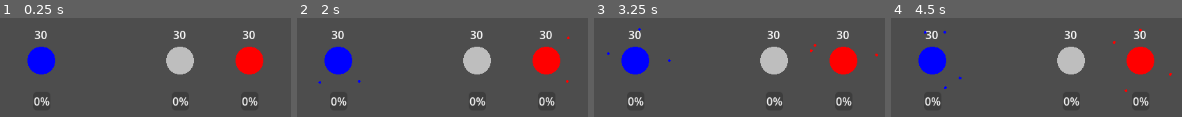
Above: before the commit, frames 1-4 (left to right).
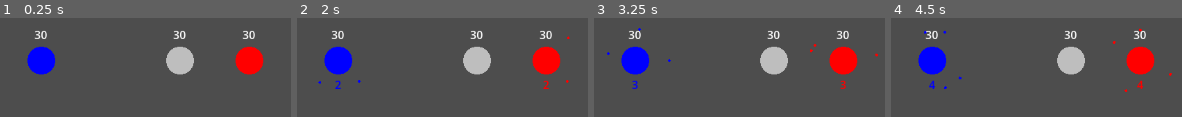
Above: after the commit, the same moments.

Repository: lenomirei/MyGame
Game: Godot game, scene res://game_manager.tscn
Two runs of this game, one before a commit and one after it. Both use one fixed random seed, a clock stepped at 60 frames per second and the inputs below.
Inputs (mouse positions are in pixels of both pictures, inside the frame that each line leads up to):
- Up to frame 1 (0.25 s): no input
- Up to frame 2 (2 s): tap Enter at 0.5 s; move the mouse to (337, 60) at 0.52 s; click (337, 60) at 0.67 s; tap Space at 1.25 s; move the mouse to (outside the picture) at 1.27 s; click (outside the picture) at 1.42 s
- Up to frame 3 (3.25 s): tap Enter at 2 s; move the mouse to (outside the picture) at 2.02 s; click (outside the picture) at 2.17 s; move the mouse to (outside the picture) at 2.77 s; click (outside the picture) at 2.92 s
- Up to frame 4 (4.5 s): move the mouse to (outside the picture) at 3.52 s; click (outside the picture) at 3.67 s; tap Space at 4.25 s; move the mouse to (1021, 79) at 4.27 s; click (1021, 79) at 4.42 s

The runs differ from the first frame. In frame 1, 0.8% of the frame differs, in the area x 11-89%, y 79-89%; in frame 2, 1.1%; in frame 3, 1.1%, in the area x 11-89%, y 62-89%; in frame 4, 1.1%.

Commit message:
[feat] Add capture progress. Now the soldiers can fight with other soldiers.

Diff:
--- /dev/null
+++ b/capture_progress.gd
@@ -0,0 +1,27 @@
+extends ProgressBar
+
+class_name CaptureProgress
+
+signal progress_min(faction: Faction)
+signal progress_max(faction: Faction)
+
+var progressing_faction: Faction = null:
+	set(new_faction):
+		progressing_faction = new_faction
+		add_theme_color_override("font_color", new_faction.color)
+
+func _increase(increment: float, faction: Faction) -> void:
+	if progressing_faction == null:
+		progressing_faction = faction
+		value += increment
+	elif progressing_faction == faction:
+		value += increment
+	else:
+		value -= increment
+		if value == min_value:
+			progress_min.emit(progressing_faction)
+			progressing_faction = faction
+		return
+
+	if value == max_value:
+		progress_max.emit(progressing_faction)
--- a/planet.gd
+++ b/planet.gd
@@ -5,6 +5,10 @@
 signal connecting_enter()
 signal connecting_exit()
 signal captured_by(old_faction: Faction, new_faction: Faction)
+
+class PlanetFactionSoldierInfo:
+	var soldiers: Array[Soldier] = [] # store soldiers of this faction on this planet by faction
+	var soldier_count_label: Label = Label.new() # soldier count label for this faction on this planet
 
 @export var master_faction: Faction = null
 @export var radius: float = 20.0
@@ -15,14 +19,18 @@
 	get:
 		return soldier_limit
 @export var spawn_cd: float = 1.0
+@export var battle_speed: float = 1.0  # 每秒损耗系数（越大打得越快）
+
 var soldier_class: PackedScene
 var mouse_enter: bool = false
 var connecting: bool = false
 var id: int
-var soldiers_map: Dictionary[Faction, Array]
+var soldiers_map: Dictionary[Faction, PlanetFactionSoldierInfo]
+var capture_progress: CaptureProgress
 
 # Called when the node enters the scene tree for the first time.
 func _ready() -> void:
+	capture_progress = $"CaptureProgress"
 	soldier_class = load("res://soldier.tscn") as PackedScene
 	reset()
 
@@ -38,25 +46,20 @@
 			return collider
 	return null
 
-func _is_attack(soldier: Soldier) -> bool:
-	return soldier.master_faction != self.master_faction
-
-func _handle_attack_soldier(soldier: Soldier) -> void:
-	if _is_attack(soldier):
-		var guard_soldiers_count: int = 0 if master_faction.state == Faction.State.NEUTRAL else soldiers_map[master_faction].size()
-		if guard_soldiers_count > 0:
-			# delete soldier
-			var top_soldier: Soldier = soldiers_map[master_faction].pop_back()
-			$"Soldiers".remove_child(top_soldier)
-			top_soldier.queue_free()
-			soldier.queue_free()
-		else:
-			soldier.reparent(self.get_node(^"Soldiers"), true)
-			_start_capture(soldier.master_faction)
-	else:
-		# not attack reparent the soldier to this planet
-		soldier.reparent(self.get_node(^"Soldiers"), true)
-
+func _receive_soldiers(soldier: Soldier) -> void:
+	if not soldiers_map.has(soldier.master_faction):
+		print("add new faction")
+		# soldiers from new faction
+		soldiers_map[soldier.master_faction] = PlanetFactionSoldierInfo.new()
+		var faction_info: PlanetFactionSoldierInfo = PlanetFactionSoldierInfo.new()
+		soldiers_map[soldier.master_faction] = faction_info
+		# add label to show soldier number
+		$"SoldiersBox".add_child(faction_info.soldier_count_label)
+
+	# add soldier to map
+	soldiers_map[soldier.master_faction].soldiers.push_back(soldier)
+	# reparent soldier
+	soldier.reparent(self.get_node(^"Soldiers"), true)
 	_update_soldiers_information()
 
 func _move_soldiers_to_target(target: Planet) -> void:
@@ -64,9 +67,11 @@
 		_fly_soldiers(target)
 	pass
 
+# add a parameter to indicate which faction's soldiers to fly
 func _fly_soldiers(target: Planet):
 	for soldier in $"Soldiers".get_children():
 			soldier = soldier as Soldier
+			soldiers_map[soldier.master_faction].soldiers.erase(soldier)
 			soldier.reparent(get_parent(), true)
 			soldier._fly_to(target)
 			_update_soldiers_information()
@@ -77,6 +82,76 @@
 func _process(delta: float) -> void:
 	if connecting and master_faction.state == Faction.State.PLAYER:
 		queue_redraw()
+
+	_battle(delta)
+	if soldiers_map.size() == 1 and soldiers_map.keys()[0] != master_faction:
+		var spawn_timer: Timer = $"SpwanTimer"
+		spawn_timer.stop()
+		capture_progress.visible = true
+		capture_progress._increase(capture_progress.step * soldiers_map.values()[0].soldiers.size(), soldiers_map.keys()[0])
+
+	if soldiers_map.size() > 1:
+		var timer = Timer.new()
+		timer.wait_time = 1.0
+		timer.timeout.connect(_on_battle_tick)
+		add_child(timer)
+		timer.start()
+
+func _on_battle_tick():
+	if soldiers_map.size() <= 1:
+		return
+
+	for faction in soldiers_map:
+		var loss_faction:int = int(0.1 * soldiers_map[faction].soldiers.size())
+		loss_faction = max(1, loss_faction)
+		# free the solders byte the loss_faction count
+		var remove_soldier: Soldier = soldiers_map[faction].soldiers.pop_back()
+		self.get_node(^"Soldiers").remove_child(remove_soldier)
+		remove_soldier.queue_free()
+
+	# update soldiers information
+	_update_soldiers_information()
+
+	# 确保至少扣 1 点，避免两个兵力相差太大时完全不掉血
+	# A = max(0, A - max(1, loss_A))
+	# B = max(0, B - max(1, loss_B))
+
+
+func _battle(delta: float) -> void:
+	if soldiers_map.size() < 2:
+		return  # 场上只有一个势力，不战斗
+
+	# 1) 先统计各势力数量（不能在循环里改字典，先记下来）
+	var counts: Dictionary = {}
+	var total := 0
+	for faction in soldiers_map:
+		var c: int = soldiers_map[faction].soldiers.size()
+		counts[faction] = c
+		total += c
+
+	# 2) 逐个势力结算损失
+	var to_erase: Array[Faction] = []
+	for faction in soldiers_map:
+		var info: PlanetFactionSoldierInfo = soldiers_map[faction]
+		var c: int = counts[faction]
+		if c <= 0:
+			to_erase.append(faction)
+			continue
+		var enemy_total: int = total - c
+		# 人越少掉得越快
+		var loss_per_sec: float = battle_speed * enemy_total / float(c)
+		var loss_count: int = int(loss_per_sec * delta)  # 这一帧掉几个
+		for i in loss_count:
+			var dead: Soldier = info.soldiers.pop_back()
+			$"Soldiers".remove_child(dead)
+			dead.queue_free()
+
+	# 3) 打光的势力从 map 里清掉（否则 size() 一直≥2 会永远战斗）
+	for faction in to_erase:
+		_remove_loser_faction(faction)
+
+	# 4) 刷新数量显示（顺带，数量只剩 1 个势力时会走你现有的 capture 逻辑）
+	_update_soldiers_information()
 
 func _draw() -> void:
 	draw_circle(Vector2.ZERO, radius, master_faction.color)
@@ -96,6 +171,11 @@
 	if master_faction._can_produce_soldier():
 		var soldier: Soldier = soldier_class.instantiate() as Soldier
 		soldier.initialize(self, master_faction)
+		if not soldiers_map.has(master_faction):
+			var faction_info: PlanetFactionSoldierInfo = PlanetFactionSoldierInfo.new()
+			soldiers_map[master_faction] = faction_info
+			$"SoldiersBox".add_child(faction_info.soldier_count_label)
+		soldiers_map[master_faction].soldiers.push_back(soldier)
 		$"Soldiers".add_child(soldier)
 		soldier.position = Vector2(30, 30)
 		master_faction._soldier_change(1)
@@ -117,12 +197,11 @@
 			connecting_enter.emit()
 
 func _start_capture(faction: Faction) -> void:
-	var capture_progress: ProgressBar = $"ProgressBar"
-	capture_progress.add_theme_color_override("font_color", faction.color)
-	_captured(faction)
+	#_captured(faction)
 	pass
 
 func _captured(faction: Faction) -> void:
+	capture_progress.visible = false
 	captured_by.emit(faction)
 	master_faction.max_soldier_count -= self.soldier_limit
 	faction.max_soldier_count += self.soldier_limit
@@ -145,8 +224,16 @@
 
 # 需要实现soldier缓慢销毁后这个函数才有用
 func _update_soldiers_information() -> void:
-	for faction in soldiers_map:
-		var soldier_label: Label = Label.new()
-		soldier_label.text = String.num_uint64(soldiers_map[faction].size())
-		soldier_label.modulate = faction.color
-		$"SoldiersBox".add_child(soldier_label)
+	# update soldier count label for each faction and add label to the SoldiersBox if not already added
+	for faction in soldiers_map:
+		var faction_info: PlanetFactionSoldierInfo = soldiers_map[faction]
+		faction_info.soldier_count_label.text = String.num_uint64(faction_info.soldiers.size())
+		faction_info.soldier_count_label.modulate = faction.color
+
+
+func _on_capture_progress_progress_max(faction: Faction) -> void:
+	_captured(faction)
+
+func _remove_loser_faction(loser: Faction) -> void:
+	$"SoldiersBox".remove_child(soldiers_map[loser].soldier_count_label)
+	soldiers_map.erase(loser)
--- a/planet.tscn
+++ b/planet.tscn
@@ -1,6 +1,7 @@
 [gd_scene format=3 uid="uid://bg7idkmhpvf85"]
 
 [ext_resource type="Script" uid="uid://d1761esfkfhsh" path="res://planet.gd" id="1_1yy88"]
+[ext_resource type="Script" uid="uid://dbm3lny1m45xl" path="res://capture_progress.gd" id="2_mtr83"]
 
 [sub_resource type="CircleShape2D" id="CircleShape2D_qaopu"]
 radius = 20.0
@@ -23,30 +24,27 @@
 text = "0"
 horizontal_alignment = 1
 
-[node name="ProgressBar" type="ProgressBar" parent="." unique_id=1370383137]
-anchors_preset = 5
-anchor_left = 0.5
-anchor_right = 0.5
-offset_left = -12.5
-offset_top = 45.0
-offset_right = 12.5
-offset_bottom = 72.0
-grow_horizontal = 2
-step = 1.0
-
 [node name="SoldiersBox" type="HBoxContainer" parent="." unique_id=1134177096]
 anchors_preset = 7
 anchor_left = 0.5
 anchor_top = 1.0
 anchor_right = 0.5
 anchor_bottom = 1.0
-offset_left = -23.0
 offset_top = 26.0
-offset_right = 23.0
 offset_bottom = 46.0
 grow_horizontal = 2
 grow_vertical = 0
 
 [node name="CaptureTimer" type="Timer" parent="." unique_id=1051005178]
 
+[node name="CaptureProgress" type="ProgressBar" parent="." unique_id=591621805]
+visible = false
+offset_left = -23.0
+offset_top = 51.0
+offset_right = 24.0
+offset_bottom = 78.0
+script = ExtResource("2_mtr83")
+metadata/_custom_type_script = "uid://dbm3lny1m45xl"
+
 [connection signal="timeout" from="SpwanTimer" to="." method="_on_spawn_timer_timeout"]
+[connection signal="progress_max" from="CaptureProgress" to="." method="_on_capture_progress_progress_max"]
--- a/soldier.gd
+++ b/soldier.gd
@@ -34,7 +34,7 @@
 		# if moving is true the soldier's parent node is level, so the position is relative postition of the level root node
 		position = position.move_toward(target_planet.position, 1.0)
 		if position == target_planet.position:
-			target_planet._handle_attack_soldier(self)
+			target_planet._receive_soldiers(self)
 			moving = false
 			target_planet = null
 	else:
Not shown, added: capture_progress.gd.uid
